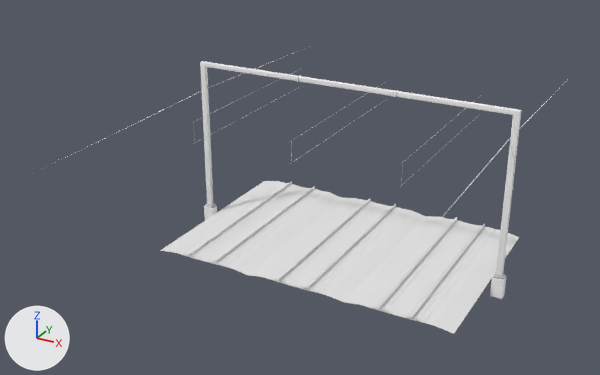
The Blender file Models/DKGantry/Masts/PGA_DKGantry_PSx.blend, before and after one commit.
Both versions are drawn from a 50 mm lens placed at (16.1, -33.7, 19.4), pointed at (-1.7, -1.3, 3.2). Lighting does not change. The marker at lower left points along +X, +Y and +Z.

The first picture shows 'pga_dkgantry_F_bottom', 'pga_dkgantry_F_foundation', 'pga_dkgantry_F_foundation.003', 'pga_dkgantry_N_returnwire_mount.002', 'pga_dkgantry_P_C_pole', 'pga_dkgantry_P_L_pole', 'pga_dkgantry_P_R_pole', 'pga_dkgantry_P_R_pole_clamp', 't1', 't2', 't3'.
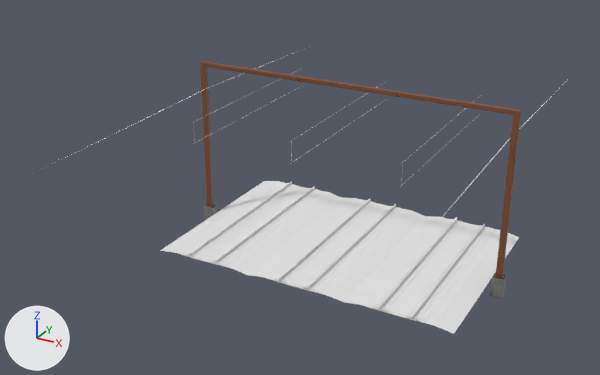
Edits to the bpy script that builds the scene:
```text
Add img_pga_dkgantry_psx_png:
    img_pga_dkgantry_psx_png = load_image('PGA_DKGantry_PSx.png', '../../../Textures/DKGantry/PSx/PGA_DKGantry_PSx.png', 1024, 1024, 'sRGB')
Change mat_pga_dkgantry_psx:
    mat_pga_dkgantry_psx.texture: img_pga_dkgantry_psx -> img_pga_dkgantry_psx_png
Change me_pga_dk_gantry_p1t6m_r_pole_009:
    where me_pga_dk_gantry_p1t6m_r_pole_009.from_pydata(...)  # 80 vertices, 69 faces; spans x -2.95..2.65, y -0.1..0.1, z -7.84..0.11
    remove me_pga_dk_gantry_p1t6m_r_pole_009.materials.append(mat_pga_dkgantry_psx_001)  # picture img_pga_dkgantry_psx
    add me_pga_dk_gantry_p1t6m_r_pole_009.materials.append(mat_pga_dkgantry_psx)  # picture img_pga_dkgantry_psx_png
Change me_pga_dk_gantry_p1t6m_r_pole_012:
    where me_pga_dk_gantry_p1t6m_r_pole_012.from_pydata(...)  # 160 vertices, 146 faces; spans x -0.15..5.45, y -0.1..0.1, z -7.84..0.11
    remove me_pga_dk_gantry_p1t6m_r_pole_012.materials.append(mat_pga_dkgantry_psx_002)  # picture img_pga_dkgantry_psx
    add me_pga_dk_gantry_p1t6m_r_pole_012.materials.append(mat_pga_dkgantry_psx)  # picture img_pga_dkgantry_psx_png
Change me_pga_dk_gantry_p1t6m_m_pole_003:
    where me_pga_dk_gantry_p1t6m_m_pole_003.from_pydata(...)  # 32 vertices, 18 faces; spans x -2.45..2.45, y -0.1..0.1, z -0.11..0.11
    remove me_pga_dk_gantry_p1t6m_m_pole_003.materials.append(mat_pga_dkgantry_psx_003)  # picture img_pga_dkgantry_psx
    add me_pga_dk_gantry_p1t6m_m_pole_003.materials.append(mat_pga_dkgantry_psx)  # picture img_pga_dkgantry_psx_png
```

What differs and where, as boxes [x1, y1, x2, y2] in the pictures (600 x 375 px):
'pga_dkgantry_P_L_pole', surface changed, recoloured (grey to brown): [396, 91, 522, 277] in both
'pga_dkgantry_P_R_pole', surface changed, recoloured (grey to brown): [200, 61, 297, 206] in both
'pga_dkgantry_P_C_pole', surface changed, recoloured (white to brown): [299, 76, 395, 96] in both
'pga_dkgantry_F_foundation', surface changed: [490, 276, 506, 299] in both
'pga_dkgantry_F_foundation.003', surface changed: [204, 206, 217, 220] in both
'pga_dkgantry_F_bottom', surface changed: [493, 273, 505, 279] in both
'pga_dkgantry_F_bottom.003', surface changed: [205, 204, 216, 207] in both
'pga_dkgantry_P_C_pole_clamp', surface changed: [394, 90, 398, 97] in both
'pga_dkgantry_P_R_pole_clamp', surface changed: [297, 75, 300, 82] in both
